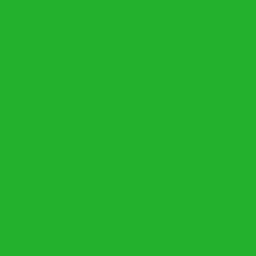
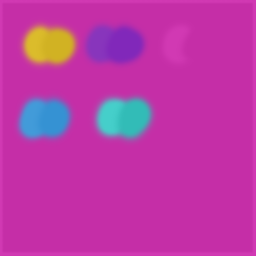
The second 256 x 256 image is a revision of the first. Changes to its layers:
added layer "Paletas" in group "Mesa de trabajo 1" over [11, 16, 228, 148]
painted on "Capa 2" over [0, 0, 256, 256]
